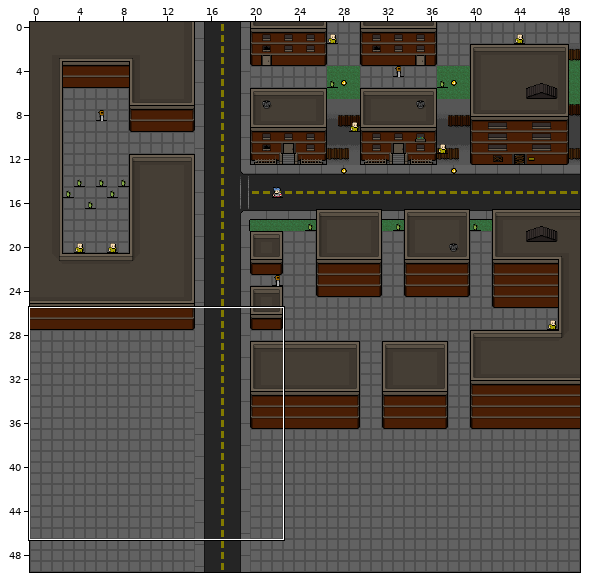
A Tiled map gets an edit: assets/maze1.tmx. Above, an overview of the earlier version with the close-up marked.
Close-up. The starting point:
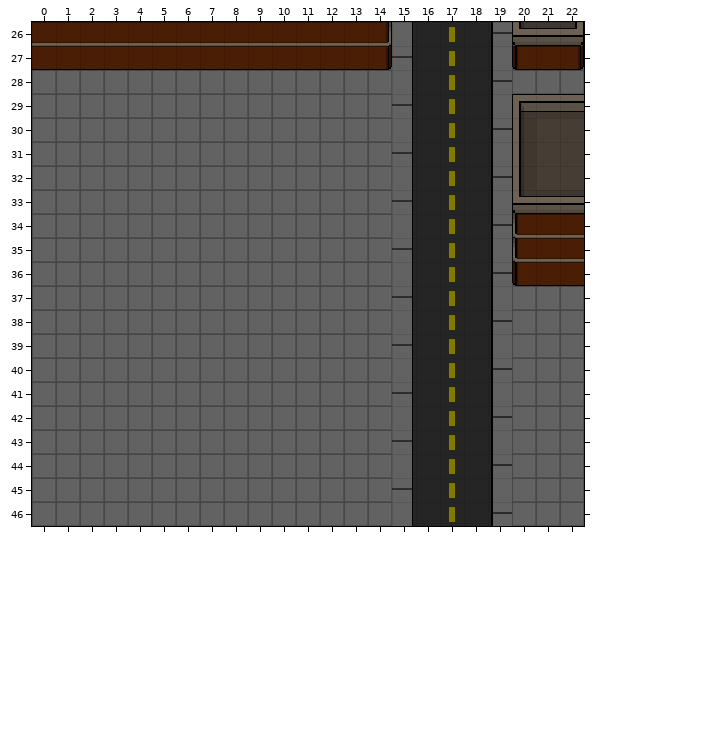
Cells are 16x16 px. Shown: x 0..22, y 26..46. The commit also changed other parts of the map, which this record leaves out.
And afterwards:
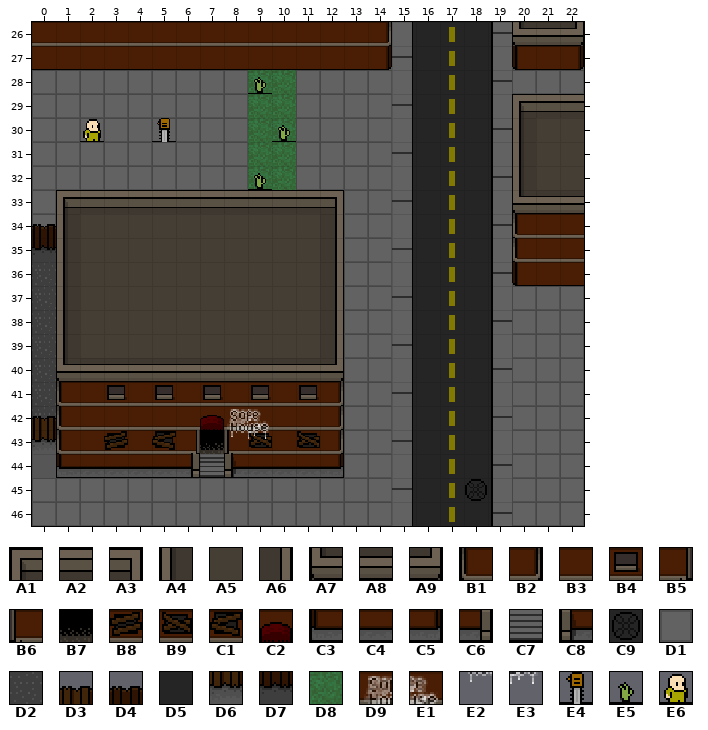
Key: from "ztown": A1 0, A2 1, A3 2, A4 16, A5 17, A6 18, A7 32, A8 33, A9 34, B1 48, B2 49, B3 52, B4 53, B5 60, B6 61, B7 63, B8 80, B9 81, C1 82, C2 95, C3 96, C4 97, C5 98, C6 99, C7 100, C8 101, C9 122, D1 124, D2 142, D3 157, D4 158, D5 168, D6 173, D7 174, D8 178, D9 226, E1 227, E2 242, E3 243, E4 249, E5 252, E6 255.
__ is an empty cell.
See-through tiles are keyed as they look on the map.
Changes in this commit:
Layer "bg":
The edit turns tile D1 into tile A1 in row 33 at x 1.
The edit turns tile D1 into tile A2 in row 33 at x 2 to 11.
The edit turns tile D1 into tile A3 in row 33 at x 12.
The edit turns tile D1 into tile A4 in rows 34 to 39 at x 1.
The edit turns tile D1 into tile A5 in rows 34 to 39 at x 2 to 11.
The edit turns tile D1 into tile A6 in rows 34 to 39 at x 12.
The edit turns tile D1 into tile A7 in row 40 at x 1.
The edit turns tile D1 into tile A8 in row 40 at x 2 to 11.
The edit turns tile D1 into tile A9 in row 40 at x 12.
The edit turns tile D1 into tile B1 in rows 41 to 43 at x 1.
The edit turns tile D1 into tile B2 in rows 41 to 43 at x 12.
The edit turns tile D1 into tile B3 in row 41 at x 2, 4, 6, 8 and 10; in row 42 at x 2 to 6 and 8 to 11; in row 43 at x 2, 4 and 10.
The edit turns tile D1 into tile B4 in row 41 at x 3, 5, 7, 9 and 11.
The edit turns tile D1 into tile B5 in row 43 at x 6.
The edit turns tile D1 into tile B6 in row 43 at x 8.
The edit turns tile D1 into tile B7 in row 43 at x 7.
The edit turns tile D1 into tile B8 in row 43 at x 3.
The edit turns tile D1 into tile B9 in row 43 at x 9 and 11.
The edit turns tile D1 into tile C1 in row 43 at x 5.
The edit turns tile D1 into tile C2 in row 42 at x 7.
The edit turns tile D1 into tile C3 in row 44 at x 1.
The edit turns tile D1 into tile C4 in row 44 at x 2 to 5 and 9 to 11.
The edit turns tile D1 into tile C5 in row 44 at x 12.
The edit turns tile D1 into tile C6 in row 44 at x 6.
The edit turns tile D1 into tile C7 in row 44 at x 7.
The edit turns tile D1 into tile C8 in row 44 at x 8.
The edit turns tile D5 into tile C9 in row 45 at x 18.
The edit turns tile D1 into tile D2 in rows 36 to 42 at x 0.
The edit turns tile D1 into tile D6 in row 43 at x 0.
The edit turns tile D1 into tile D7 in row 35 at x 0.
The edit turns tile D1 into tile D8 in rows 28 to 32 at x 9 to 10.
Layer "fg":
There is now tile D3 in row 42 at x 0.
There is now tile D4 in row 34 at x 0.
There is now tile D9 in row 42 at x 8.
There is now tile E1 in row 42 at x 9.
There is now tile E2 in row 43 at x 8.
There is now tile E3 in row 43 at x 9.
Layer "placement":
There is now tile E4 in row 30 at x 5.
There is now tile E5 in row 28 at x 9; in row 30 at x 10; in row 32 at x 9.
There is now tile E6 in row 30 at x 2.
Where, in picture pixels (left, top, right, bottom), the same in both close-ups:
changed: (32, 70, 344, 478)
changed: (465, 479, 487, 501)
